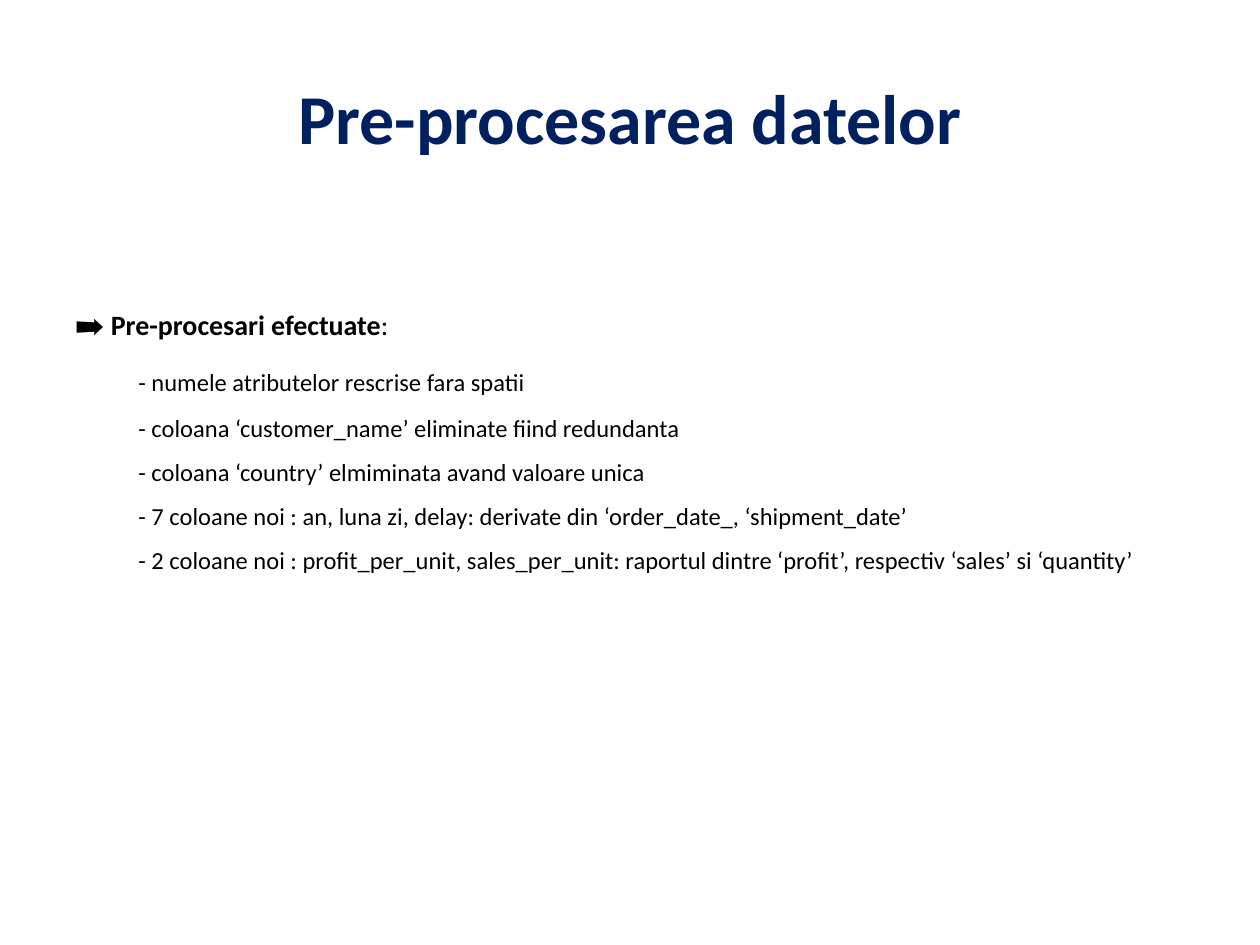
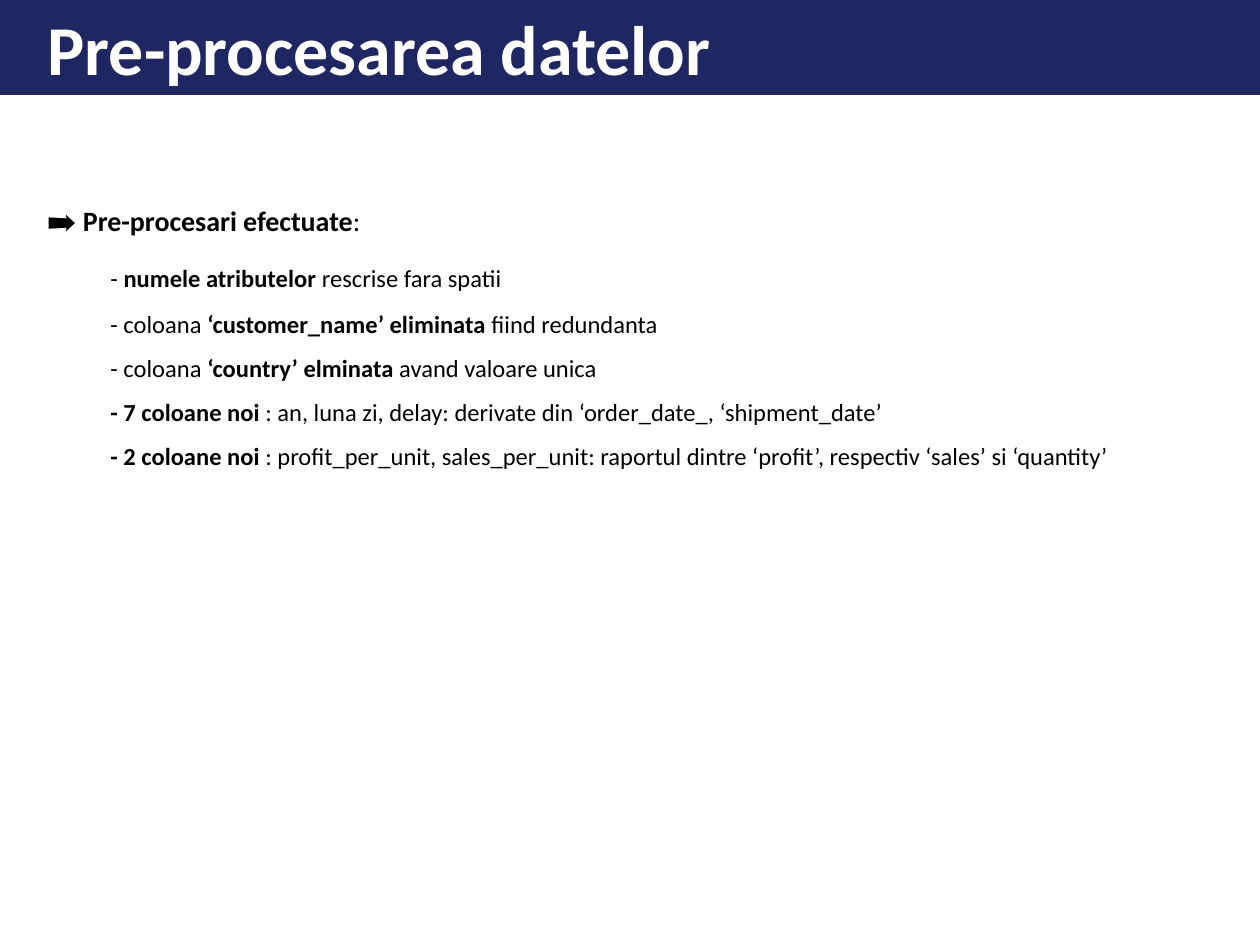
Before and after one commit to datiaxe/transactions_profit_prediction, a slide deck: slide 4 of reports/Profit_Prediction_Engine .pptx. Drawn at 1260x945 pixels with LibreOffice and Linux fonts; fonts in the diff are those of the drawing. Boxes give left, top, right and bottom in pixels: in the first picture for what was removed or moved away, otherwise in the second. Text is boxed around its words. In the diff, an @@ line names an element or a change of style, - is before the commit and + after.

```diff
--- a/reports/Profit_Prediction_Engine .pptx
+++ b/reports/Profit_Prediction_Engine .pptx
@@ rectangle added at box(0, 0, 1260, 94), fill #1E2761, outline #1E2761 1 pt @@
@@ text "Pre-procesarea datelor": place and size @@
-text "Pre-procesarea datelor" at box(298, 95, 961, 155)
+text "Pre-procesarea datelor" at box(48, 26, 710, 86)
@@ text "Pre-procesarea datelor" at box(48, 26, 710, 86): text colour #002060 to #FFFFFF; alignment centre to left @@
@@ text "➡️ Pre-procesari efectuate:": place and size @@
-text "➡️ Pre-procesari efectuate:" at box(75, 315, 1132, 573)
+text "➡️ Pre-procesari efectuate:" at box(47, 211, 1107, 469)
@@ text at box(123, 269, 1107, 469): bold on in "numele atributelor", "- 7 coloane noi", "- 2 coloane noi" @@
@@ text at box(123, 315, 657, 381): text changed @@
-- coloana ‘customer_name’ eliminate fiind redundanta
-- coloana ‘country’ elmiminata avand valoare unica
+- coloana ‘customer_name’ eliminata fiind redundanta
+- coloana ‘country’ elminata avand valoare unica
```
Also in this commit, not shown: 12 other slides changed, 6 other files.
